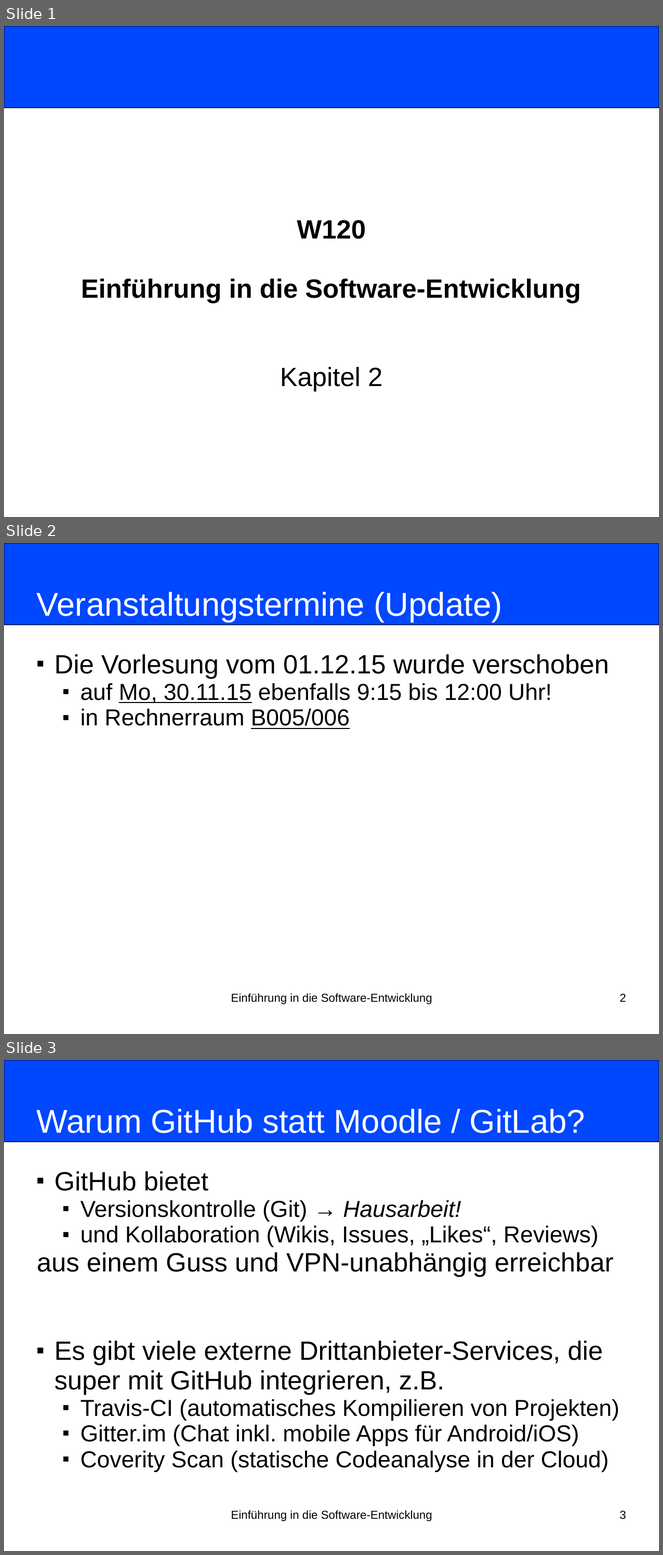
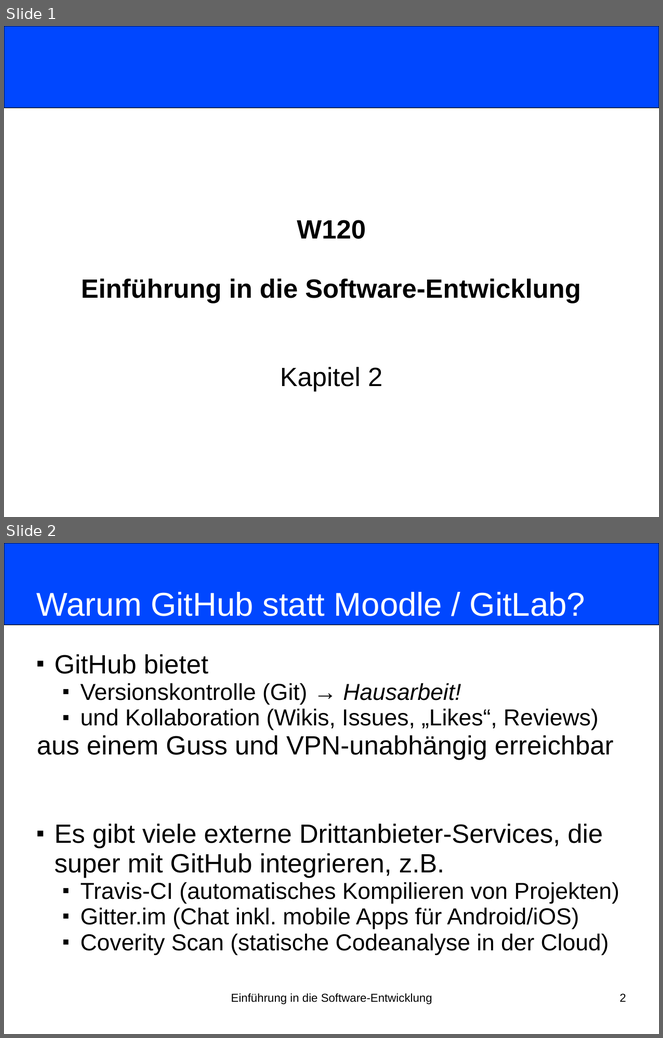
Before and after one commit to nordakademie-einfuehrung-java/vorlesungsskript, a slide deck: folien/Semester_03_Termin_02_Kapitel02.pptx. Shown one above the other, each under a label of ours: slides 1, 2 and 3 before the commit, slides 1 and 2 after it. The pictures are 663x1555 and 663x1038 pixels, drawn with LibreOffice and Linux fonts; fonts in the diff are those of the drawing. Boxes give left, top, right and bottom in pixels: in the first picture for what was removed or moved away, otherwise in the second. Text is boxed around its words. In the diff, an @@ line names an element or a change of style, - is before the commit and + after.

Commit message:
Veraltete Terminänderung entfernt

```diff
--- a/folien/Semester_03_Termin_02_Kapitel02.pptx
+++ b/folien/Semester_03_Termin_02_Kapitel02.pptx
@@ slide 2 removed at <box>4,543,659,1034</box>, background #FFFFFF @@
@@ rounded rectangle removed at <box>4,543,659,625</box> @@
@@ title removed at <box>37,592,503,622</box> @@
-Veranstaltungstermine (Update)
@@ subtitle removed at <box>54,654,609,729</box> @@
-■ Die Vorlesung vom 01.12.15 wurde verschoben
-  ■ auf Mo, 30.11.15 ebenfalls 9:15 bis 12:00 Uhr!
-  ■ in Rechnerraum B005/006
@@ text removed at <box>231,994,432,1005</box> @@
-Einführung in die Software-Entwicklung
@@ page number removed at <box>620,994,626,1002</box> @@
-2
@@ what was slide 3 is now slide 2 @@
@@ page number at <box>620,994,626,1002</box>: text changed @@
-3
+2
```
